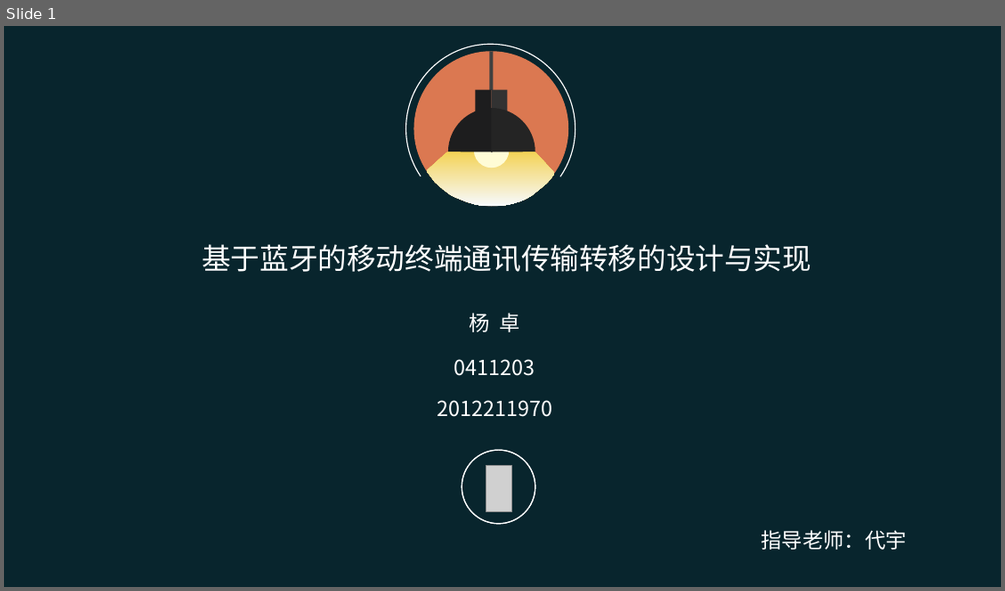
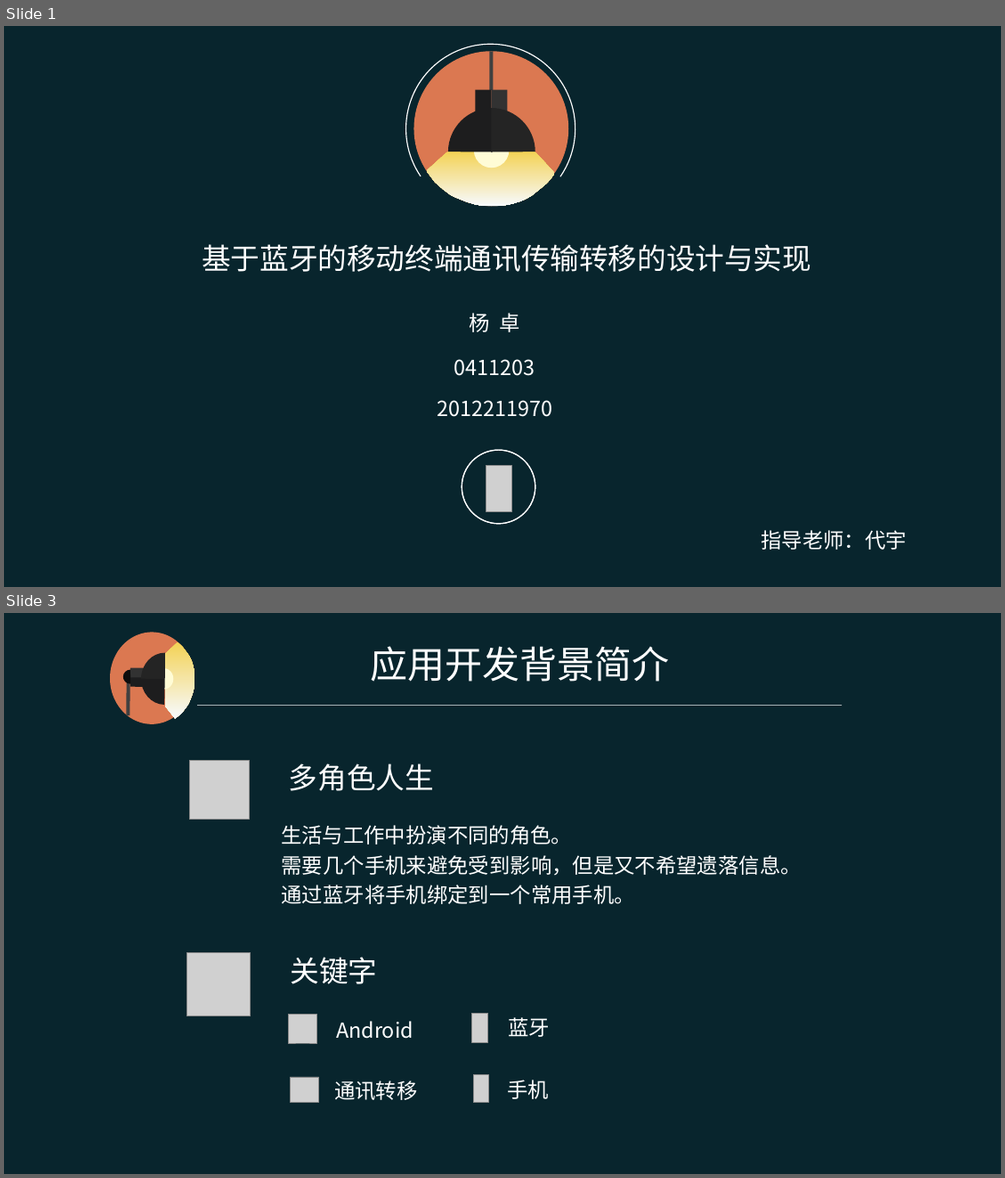
Before and after one commit to YoungDroid/BluetoothTranslation, a slide deck: 1-49.ppt. Shown one above the other, each under a label of ours: slide 1 before the commit, slides 1 and 3 after it; the slides between them are not shown. The pictures are 1005x591 and 1005x1178 pixels, drawn with LibreOffice and Linux fonts; fonts in the diff are those of the drawing; grey boxes stand for pictures. Boxes give left, top, right and bottom in pixels: in the first picture for what was removed or moved away, otherwise in the second. Text is boxed around its words. In the diff, an @@ line names an element or a change of style, - is before the commit and + after.

```diff
--- a/1-49.ppt
+++ b/1-49.ppt
@@ slide 3 added at (4,613,1001,1174), background #08252D @@
@@ group added at (109,632,841,724): 5 freeform shapes, 2 lines, 2 rectangles, 1 text, 1 ellipse @@
+应用开发背景简介
@@ picture added at (189,760,249,819) @@
@@ text added at (289,763,434,791), 28 pt, text #FFFFFF @@
+多角色人生
@@ text added at (281,825,801,904), 20 pt, text #FFFFFF @@
+生活与工作中扮演不同的角色。
+需要几个手机来避免受到影响，但是又不希望遗落信息。
+通过蓝牙将手机绑定到一个常用手机。
@@ picture added at (187,952,251,1016) @@
@@ text added at (290,957,377,984), 28 pt, text #FFFFFF @@
+关键字
@@ picture added at (472,1013,488,1042) @@
@@ picture added at (288,1013,317,1043) @@
@@ text added at (336,1021,413,1038), 20 pt, text #FFFFFF @@
+Android
@@ text added at (508,1017,550,1037), 20 pt, text #FFFFFF @@
+蓝牙
@@ picture added at (291,1077,318,1102) @@
@@ text added at (334,1080,417,1100), 20 pt, text #FFFFFF @@
+通讯转移
@@ picture added at (473,1075,488,1103) @@
@@ text added at (507,1079,549,1099), 20 pt, text #FFFFFF @@
+手机
```
Also in this commit, not shown: 3 slides changed, 6 other slides added, 2 slides removed.
